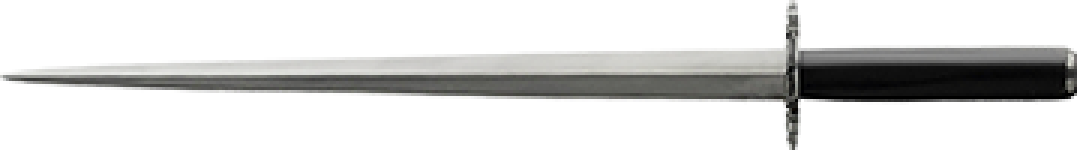
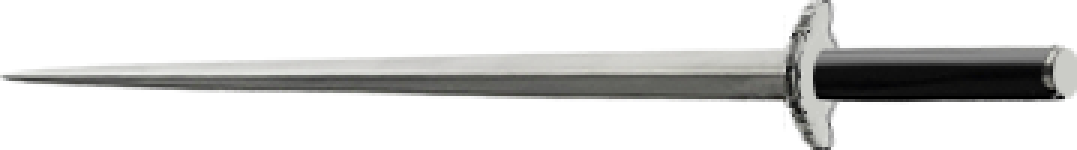
Comparing the layer stacks of the two 1077×150 images. Changes:
added layer "Layer 2" above "Layer 3" over <box>1053,48,1077,99</box>
added layer "Layer 3" above "Layer 5" over <box>1041,42,1062,99</box>
added layer "Layer 5" above "Layer 0" over <box>783,0,822,150</box>
moved "Layer 0" above "Layer 4 copy", painted on it over <box>783,0,1077,150</box>
added layer "Layer 4 copy" above "Layer 4" over <box>789,0,840,150</box>
